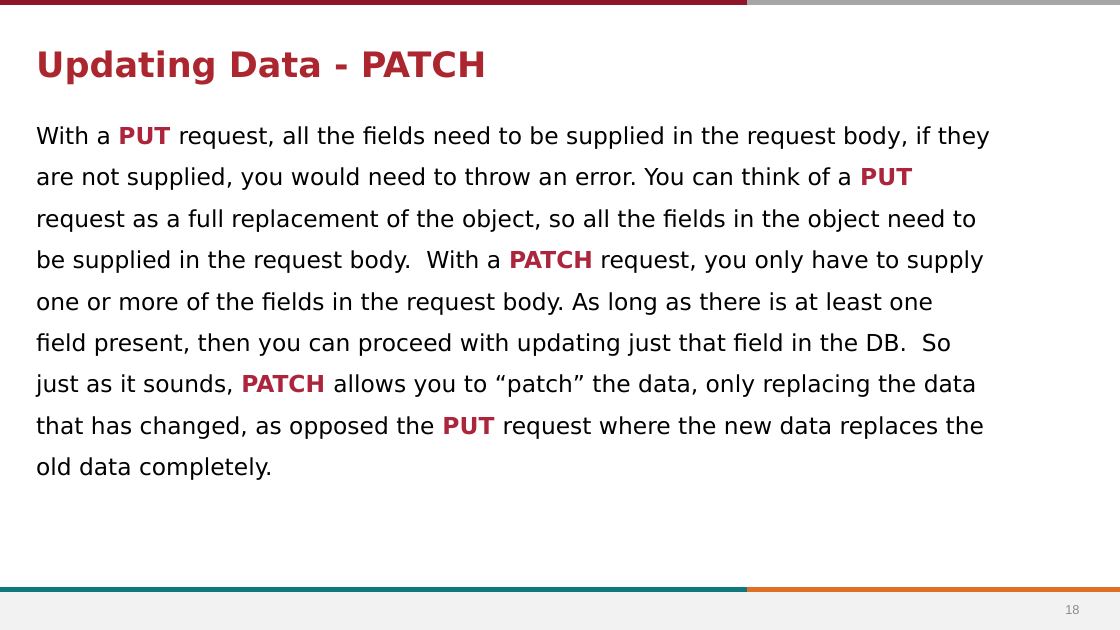
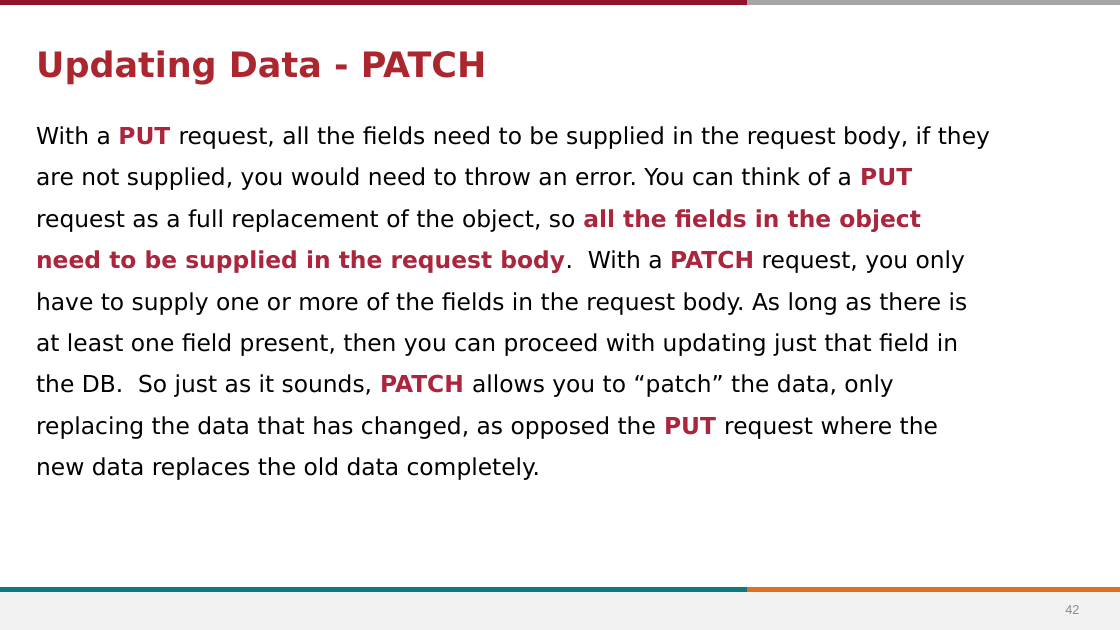
Before and after one commit to stevens-cs546-cs554/CS-546, a slide deck: slide 42 of lecture_06/API Development and Intermediate MongoDB.pptx (slide 18 before the commit). Drawn at 1120x630 pixels with LibreOffice and Linux fonts; fonts in the diff are those of the drawing; background and template pictures are left out. Boxes give left, top, right and bottom in pixels: in the first picture for what was removed or moved away, otherwise in the second. Text is boxed around its words. In the diff, an @@ line names an element or a change of style, - is before the commit and + after.

```diff
--- a/lecture_06/API Development and Intermediate MongoDB.pptx
+++ b/lecture_06/API Development and Intermediate MongoDB.pptx
@@ text "With a PUT request, all ..." at bbox=[36, 126, 990, 480]: text colour #000000 to #AB263D, bold on in "all the fields in the object need ..." @@
@@ page number at bbox=[1065, 605, 1079, 614]: text changed @@
-18
+42
```
Also in this commit, not shown: 1 other slide changed, 27 slides added, 1 slide removed, 13 other files.
